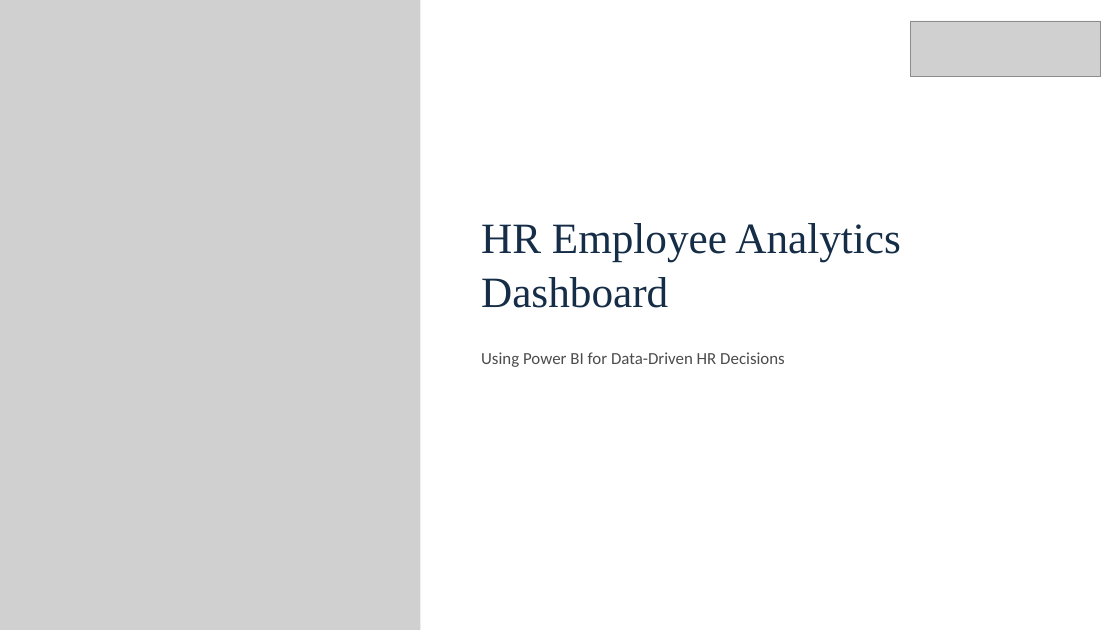
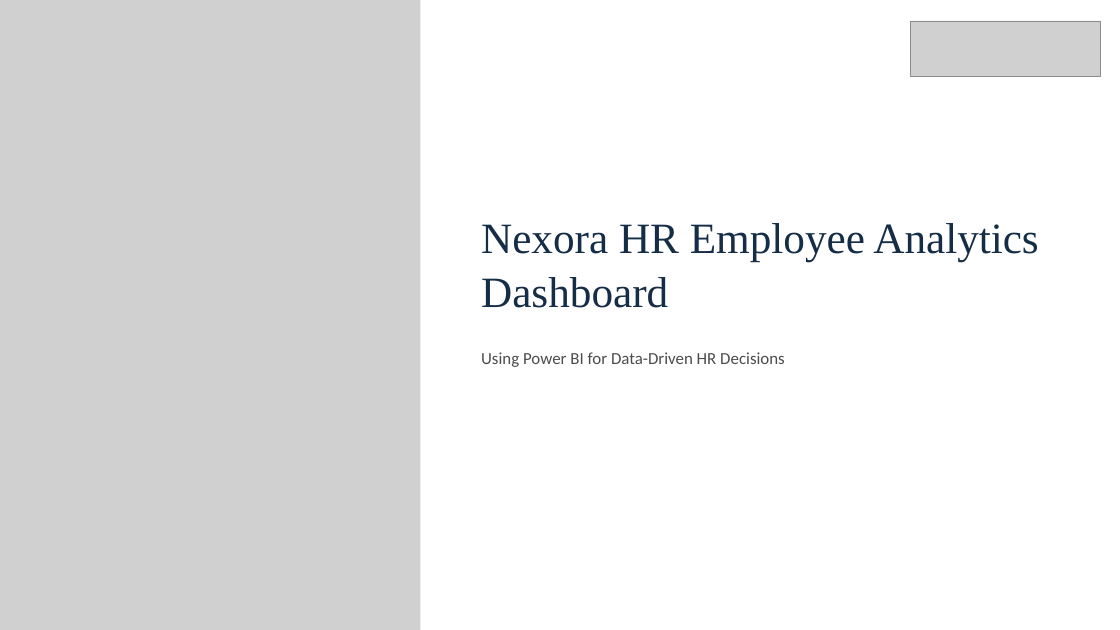
Before and after one commit to Ishan2025-new/Power-BI-Project----HR-Employee-Analytics-Dashboard, a slide deck: slide 1 of HR-Employee-Analytics-Dashboard.pptx. Drawn at 1120x630 pixels with LibreOffice and Linux fonts; fonts in the diff are those of the drawing; grey boxes stand for pictures. Boxes give left, top, right and bottom in pixels: in the first picture for what was removed or moved away, otherwise in the second. Text is boxed around its words. In the diff, an @@ line names an element or a change of style, - is before the commit and + after.

```diff
--- a/HR-Employee-Analytics-Dashboard.pptx
+++ b/HR-Employee-Analytics-Dashboard.pptx
@@ text at (481,223,1038,308): text changed @@
-HR Employee Analytics Dashboard
+Nexora HR Employee Analytics Dashboard
```
Also in this commit, not shown: 2 other slides changed, 5 other files.
